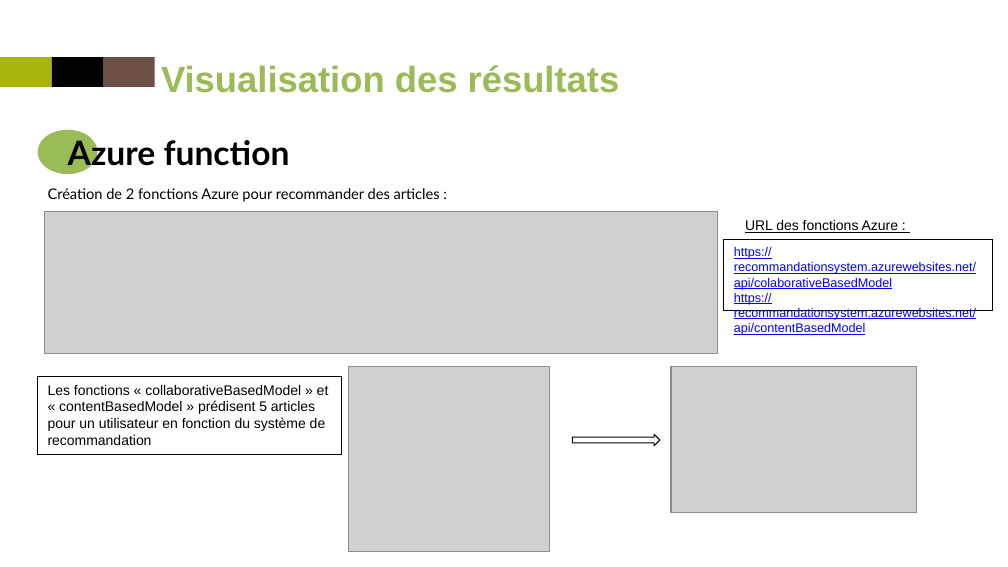
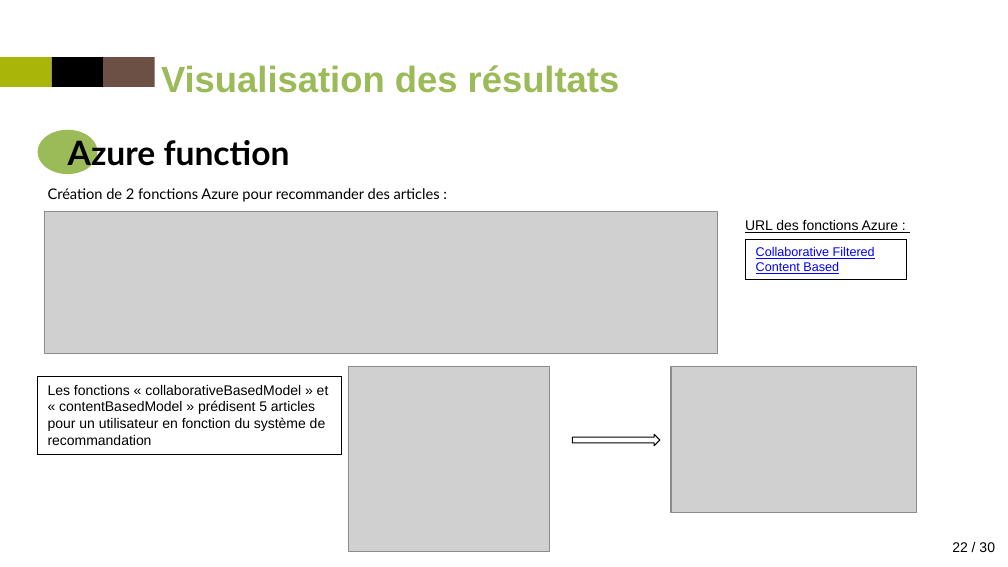
Before and after one commit to Trilian/projet9, a slide deck: slide 22 of P9_presentation.pptx. Drawn at 1008x567 pixels with LibreOffice and Linux fonts; fonts in the diff are those of the drawing; grey boxes stand for pictures. Boxes give left, top, right and bottom in pixels: in the first picture for what was removed or moved away, otherwise in the second. Text is boxed around its words. In the diff, an @@ line names an element or a change of style, - is before the commit and + after.

```diff
--- a/P9_presentation.pptx
+++ b/P9_presentation.pptx
@@ rectangle "Collaborative Filtered": place and size @@
-rectangle "Collaborative Filtered" at [724, 239, 992, 310]
+rectangle "Collaborative Filtered" at [746, 239, 906, 279]
@@ text in rectangle at [756, 247, 875, 274]: text changed @@
-https://recommandationsystem.azurewebsites.net/api/colaborativeBasedModel
-https://recommandationsystem.azurewebsites.net/api/contentBasedModel
+Collaborative Filtered
+Content Based
@@ page number added at [937, 542, 995, 552], 10 pt, text #000000 @@
+2222 / 30
```
Also in this commit, not shown: 24 other slides changed, 1 slide removed, 36 other files.
